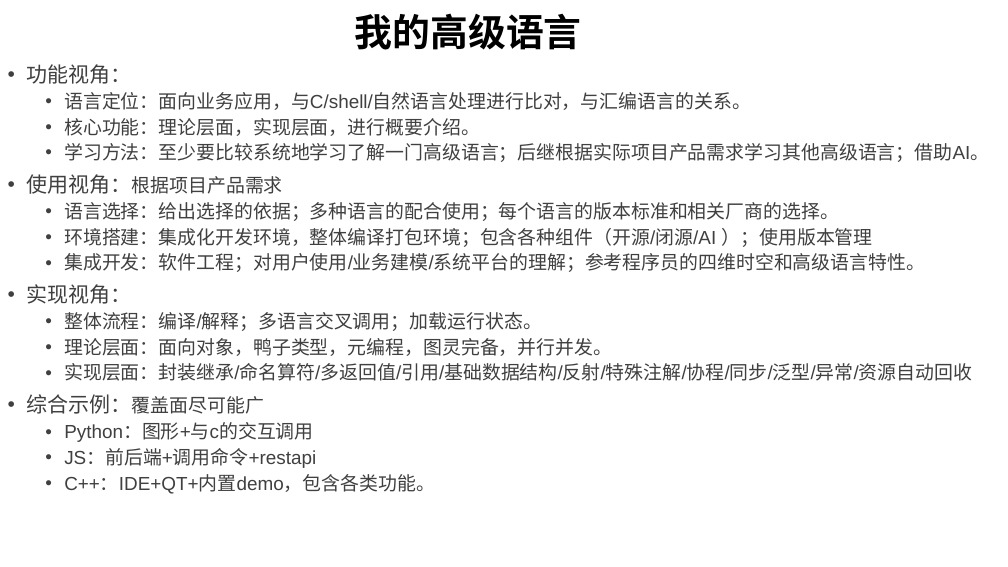
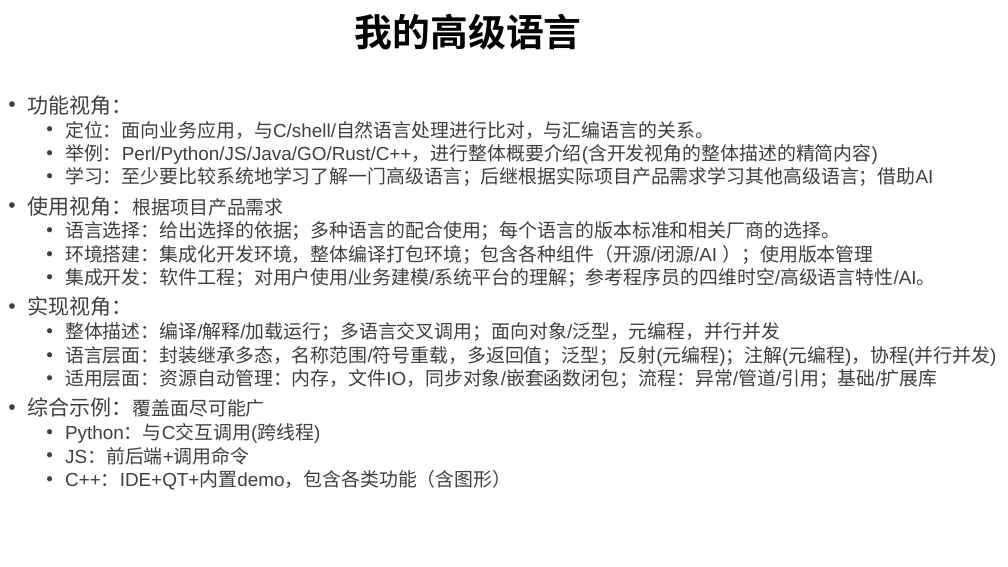
Before and after one commit to GavinKoeng/it-talks, a slide deck: slide 8 of it-talks.pptx (slide 4 before the commit). Drawn at 1008x567 pixels with LibreOffice and Linux fonts; fonts in the diff are those of the drawing. Boxes give left, top, right and bottom in pixels: in the first picture for what was removed or moved away, otherwise in the second. Text is boxed around its words. In the diff, an @@ line names an element or a change of style, - is before the commit and + after.

Commit message:
it-talks: Add "我的高级语言"

```diff
--- a/it-talks.pptx
+++ b/it-talks.pptx
@@ text "功能视角：": place and size @@
-text "功能视角：" at (26, 64, 989, 494)
+text "功能视角：" at (27, 95, 996, 490)
@@ text at (27, 95, 873, 417): line spacing 0.9 to 0.8 @@
@@ text at (65, 121, 933, 186): text changed @@
-  • 语言定位：面向业务应用，与C/shell/自然语言处理进行比对，与汇编语言的关系。
-  • 核心功能：理论层面，实现层面，进行概要介绍。
-  • 学习方法：至少要比较系统地学习了解一门高级语言；后继根据实际项目产品需求学习其他高级语言；借助AI。
+  • 定位：面向业务应用，与C/shell/自然语言处理进行比对，与汇编语言的关系。
+  • 举例：Perl/Python/JS/Java/GO/Rust/C++，进行整体概要介绍(含开发视角的整体描述的精简内容)
+  • 学习：至少要比较系统地学习了解一门高级语言；后继根据实际项目产品需求学习其他高级语言；借助AI
@@ text at (65, 268, 935, 287): text changed @@
-  • 集成开发：软件工程；对用户使用/业务建模/系统平台的理解；参考程序员的四维时空和高级语言特性。
+  • 集成开发：软件工程；对用户使用/业务建模/系统平台的理解；参考程序员的四维时空/高级语言特性/AI。
@@ text at (65, 322, 996, 388): text changed @@
-  • 整体流程：编译/解释；多语言交叉调用；加载运行状态。
-  • 理论层面：面向对象，鸭子类型，元编程，图灵完备，并行并发。
-  • 实现层面：封装继承/命名算符/多返回值/引用/基础数据结构/反射/特殊注解/协程/同步/泛型/异常/资源自动回收
+  • 整体描述：编译/解释/加载运行；多语言交叉调用；面向对象/泛型，元编程，并行并发
+  • 语言层面：封装继承多态，名称范围/符号重载，多返回值；泛型；反射(元编程)；注解(元编程)，协程(并行并发)
+  • 适用层面：资源自动管理：内存，文件IO，同步对象/嵌套函数闭包；流程：异常/管道/引用；基础/扩展库
@@ text at (65, 425, 511, 490): text changed @@
-  • Python：图形+与c的交互调用
-  • JS：前后端+调用命令+restapi
-  • C++：IDE+QT+内置demo，包含各类功能。
+  • Python：与C交互调用(跨线程)
+  • JS：前后端+调用命令
+  • C++：IDE+QT+内置demo，包含各类功能（含图形）
```
Also in this commit, not shown: 4 slides added.
